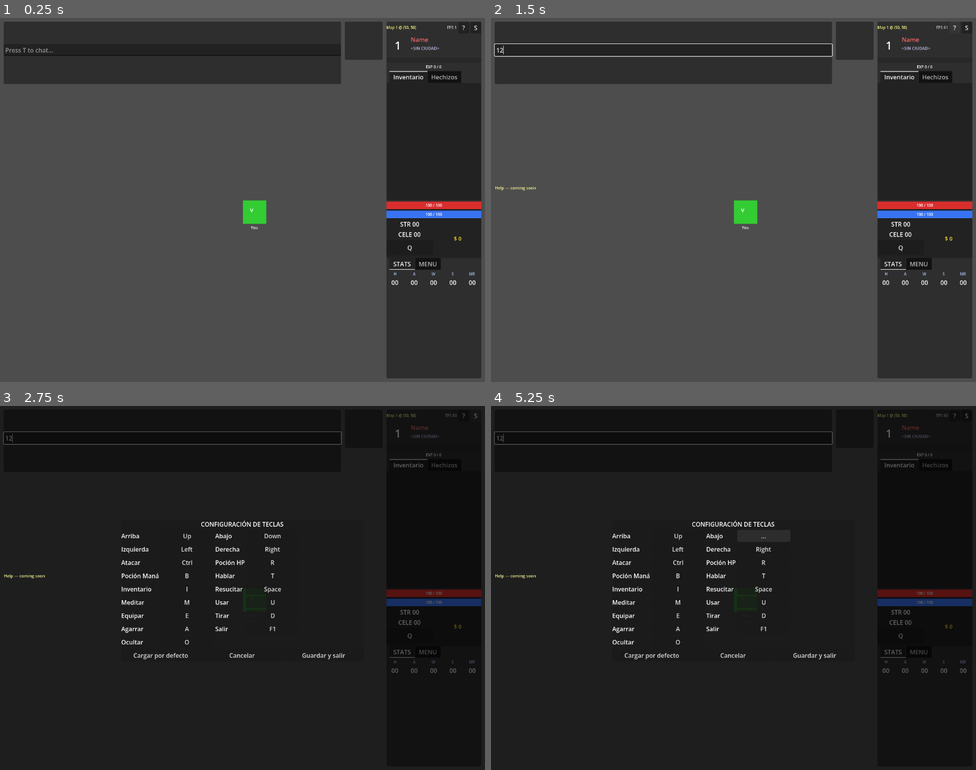
Above: before the commit, frames 1-4 (two rows, left to right).
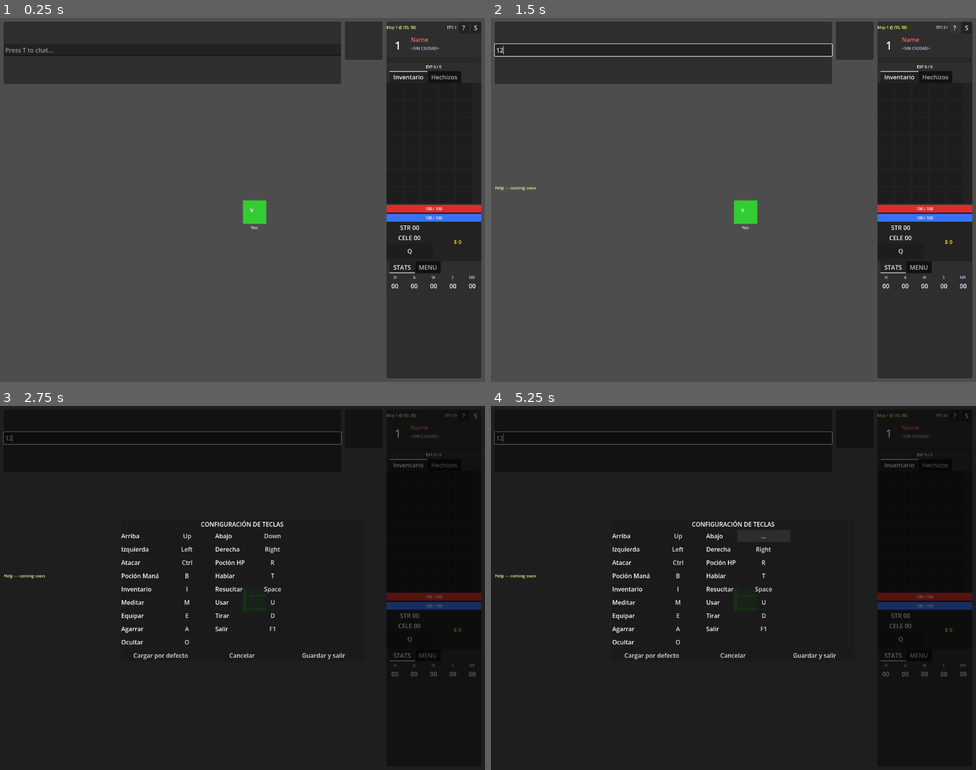
Above: after the commit, the same moments.

Repository: polito-ao/argentum-united-client
Game: Godot game, scene res://scenes/world/world.tscn
Two runs of this game, one before a commit and one after it. Both use one fixed random seed, a clock stepped at 60 frames per second and the inputs below. This scene is started directly instead of the project's main scene.
Inputs (mouse positions are in pixels of both pictures, inside the frame that each line leads up to):
- Up to frame 1 (0.25 s): no input
- Up to frame 2 (1.5 s): click (665, 50) at 0.52 s; type "12" at 0.6 s; click "?" at 1.25 s
- Up to frame 3 (2.75 s): click "S" at 2 s
- Up to frame 4 (5.25 s): click "Q" at 2.75 s; click "Up" at 3.5 s; click "..." at 4.25 s; click "Down" at 5 s

The runs differ from the first frame. In frame 1, 1.2% of the frame differs, in the area x 79-100%, y 50-75%; in frame 2, 1.2%; in frame 3, 1.0%; in frame 4, 1.0%.

Commit message:
world: extract InventoryController for grid + drop dialog
Pulls 5 widget refs (grid, drop overlay, amount input, confirm/cancel
buttons), 4 state vars (mirror, focused slot, drop pending), and 8
methods (build slots, render, click handler, focus highlights, use,
equip, drop start/confirm/hide) out of world.gd. The _InventorySlot
inner class moves with them.

Wires use/equip/drop/start key actions and INVENTORY_RESPONSE/UPDATE
packet handlers as thin delegations. The drop-dialog modal-gate
check in _input becomes inventory.is_drop_dialog_open() so world.gd
no longer touches the overlay's .visible directly.

Tests in tests/unit/test_inventory_controller.gd cover:
  - slot building / idempotency
  - render, including focus auto-clear when the focused slot empties
  - click toggling (focus, unfocus on second click, clear on empty)
  - use/equip with and without selection
  - drop branching: empty -> hint, single -> immediate send, stack ->
    open dialog
  - confirm clamps amount (overflow / invalid text -> 1)

40/40 tests pass; world.gd shrinks 125 lines.

Co-Authored-By: Claude Opus 4.7 (1M context) <noreply@anthropic.com>

Diff:
--- a/scenes/world/world.gd
+++ b/scenes/world/world.gd
@@ -4,7 +4,6 @@
 # below, which is driven by the per-map JSON (64 for the 2x-upscaled pipeline,
 # falls back to this constant if the JSON is missing the field).
 const FALLBACK_TILE_SIZE := 32
-const INVENTORY_SLOTS = 35 # 5 wide × 7 tall grid (capacity is 30; last row is visual padding for now)
 
 # Map rendering — mirrors the dev ulla_preview scene. The JSON produced by
 # scripts/parse_map_binary.py + scripts/apply_floor_catalog.py drives everything:
@@ -73,6 +72,7 @@
 @onready var quests_button: Button = $UILayer/HUD/RightPanel/VBox/StatsTabs/STATS/SplitRow/LeftCol/QuestsButton
 
 var hud: HUDController
+var inventory: InventoryController
 
 # HUD — drop-amount dialog
 @onready var drop_amount_overlay: Control = $UILayer/HUD/DropAmountOverlay
@@ -142,14 +142,6 @@
 var _pending_bindings: Dictionary = {}
 var _capturing_action: String = ""
 var _capturing_button: Button = null
-# Focused inventory slot — target of USE_ITEM / EQUIP_ITEM. -1 means no selection.
-var _focused_slot: int = -1
-# Local mirror of the server's inventory (same shape as INVENTORY_UPDATE.inventory).
-# Needed for UI decisions like "prompt for amount if stack > 1" on drop.
-var _inventory: Array = []
-# Drop-amount dialog state
-var _drop_pending_slot: int = -1
-var _drop_pending_max: int = 0
 
 func setup(conn: ServerConnection, select_payload: Dictionary, map_data: Dictionary):
 	connection = conn
@@ -191,10 +183,8 @@
 	# Equipment
 	hud.update_equipment(state.get("equipment", {}))
 
-	# Inventory — build the grid once, then populate from state
-	_build_inventory_slots()
-	_inventory = state.get("inventory", [])
-	_render_inventory(_inventory)
+	# Inventory — populate from state (slots already built in _ready)
+	inventory.set_inventory(state.get("inventory", []))
 
 	# Restore persisted key bindings (server-side JSONB state)
 	_apply_saved_bindings(state.get("key_bindings", {}))
@@ -236,6 +226,15 @@
 		messages_label = $UILayer/HUD/MessagesLabel,
 	})
 
+	inventory = InventoryController.new({
+		inventory_grid = inventory_grid,
+		drop_overlay   = drop_amount_overlay,
+		drop_input     = drop_amount_input,
+		connection     = connection,
+		hud            = hud,
+	})
+	inventory.build_slots()
+
 	chat_input.text_submitted.connect(_on_chat_submitted)
 	help_button.pressed.connect(func(): hud.add_message("Help — coming soon"))
 	settings_button.pressed.connect(_show_settings)
@@ -244,9 +243,9 @@
 	defaults_button.pressed.connect(func(): hud.add_message("Defaults — coming soon"))
 	cancel_settings_button.pressed.connect(_hide_settings)
 	save_settings_button.pressed.connect(_on_save_settings)
-	drop_confirm_button.pressed.connect(_on_drop_confirm)
-	drop_cancel_button.pressed.connect(_hide_drop_dialog)
-	drop_amount_input.text_submitted.connect(func(_t): _on_drop_confirm())
+	drop_confirm_button.pressed.connect(inventory.confirm_drop)
+	drop_cancel_button.pressed.connect(inventory.hide_drop_dialog)
+	drop_amount_input.text_submitted.connect(func(_t): inventory.confirm_drop())
 	_populate_spell_list()
 	# Arrow keys drive movement; they must never be consumed by UI focus navigation.
 	# TabContainer's internal TabBar has its own focus_mode that ignores ours — strip it here.
@@ -374,43 +373,6 @@
 	if is_instance_valid(connection):
 		connection.queue_free()
 	queue_free()
-
-# --- Drop-amount dialog ---
-
-func _start_drop_from_focused_slot():
-	if _focused_slot < 0:
-		hud.add_message("Select an inventory slot first")
-		return
-
-	var item = _inventory[_focused_slot] if _focused_slot < _inventory.size() else null
-	if item == null:
-		return
-
-	var amount = int(item.get("amount", 1))
-	if amount <= 1:
-		connection.send_packet(PacketIds.DROP_ITEM, {"slot": _focused_slot})
-		return
-
-	# Stacked — prompt for amount
-	_drop_pending_slot = _focused_slot
-	_drop_pending_max = amount
-	drop_amount_input.text = str(amount)
-	drop_amount_overlay.visible = true
-	drop_amount_input.grab_focus()
-	drop_amount_input.select_all()
-
-func _on_drop_confirm():
-	var raw = drop_amount_input.text.strip_edges()
-	var amount = int(raw) if raw.is_valid_int() else 0
-	amount = clamp(amount, 1, _drop_pending_max)
-	connection.send_packet(PacketIds.DROP_ITEM, {"slot": _drop_pending_slot, "amount": amount})
-	_hide_drop_dialog()
-
-func _hide_drop_dialog():
-	drop_amount_overlay.visible = false
-	_drop_pending_slot = -1
-	_drop_pending_max = 0
-	drop_amount_input.release_focus()
 
 func _populate_spell_list():
 	spell_list.clear()
@@ -744,86 +706,6 @@
 		var py = (float(world_pos.y) / host.map_size.y) * sz.y
 		draw_circle(Vector2(px, py), radius, color)
 
-# --- Inventory grid ---
-
-func _build_inventory_slots():
-	for child in inventory_grid.get_children():
-		child.queue_free()
-	for i in INVENTORY_SLOTS:
-		var slot = _InventorySlot.new()
-		slot.slot_index = i
-		slot.clicked.connect(_on_inventory_slot_clicked)
-		inventory_grid.add_child(slot)
-
-func _render_inventory(items: Array):
-	var slots = inventory_grid.get_children()
-	for i in slots.size():
-		var item = null
-		if i < items.size():
-			item = items[i]
-		slots[i].set_item(item)
-		if i == _focused_slot and item == null:
-			_focused_slot = -1
-	_refresh_focus_highlights()
-
-func _on_inventory_slot_clicked(slot_index: int):
-	var slot_node = inventory_grid.get_child(slot_index)
-	# Toggle focus off if clicking the same slot, clear on empty slot, else set.
-	if not slot_node.has_item:
-		_focused_slot = -1
-	elif _focused_slot == slot_index:
-		_focused_slot = -1
-	else:
-		_focused_slot = slot_index
-	_refresh_focus_highlights()
-
-func _refresh_focus_highlights():
-	for i in inventory_grid.get_child_count():
-		inventory_grid.get_child(i).set_focused(i == _focused_slot)
-
-class _InventorySlot extends PanelContainer:
-	signal clicked(slot_index: int)
-	var slot_index: int = -1
-	var has_item: bool = false
-	var label: Label
-	const SLOT_SIZE = 42
-
-	func _init():
-		custom_minimum_size = Vector2(SLOT_SIZE, SLOT_SIZE)
-		label = Label.new()
-		label.horizontal_alignment = HORIZONTAL_ALIGNMENT_CENTER
-		label.vertical_alignment = VERTICAL_ALIGNMENT_CENTER
-		label.mouse_filter = Control.MOUSE_FILTER_IGNORE
-		label.add_theme_font_size_override("font_size", 10)
-		add_child(label)
-
-	func _ready():
-		gui_input.connect(_on_gui_input)
-
-	func _on_gui_input(event):
-		if event is InputEventMouseButton and event.pressed and event.button_index == MOUSE_BUTTON_LEFT:
-			clicked.emit(slot_index)
-
-	func set_focused(focused: bool):
-		# Yellow tint when this slot is the USE/EQUIP target; full-color otherwise.
-		modulate = Color(1.2, 1.2, 0.5, 1) if focused else Color(1, 1, 1, 1)
-
-	func set_item(item):
-		has_item = item != null
-		if not has_item:
-			label.text = ""
-			return
-		var data = item.get("item_data", {})
-		var nm: String = data.get("name", "?")
-		var amount = int(item.get("amount", 0))
-		var short = nm.substr(0, min(3, nm.length())) if nm else "?"
-		if amount > 1:
-			label.text = "%s\nx%d" % [short, amount]
-		else:
-			label.text = short
-		var color = Color(0.5, 1, 0.5) if item.get("equipped", false) else Color(1, 1, 1)
-		label.add_theme_color_override("font_color", color)
-
 # --- XP bar (thin wrapper — resolves the level threshold then delegates) ---
 
 func _update_xp_bar(xp_in_level: int):
@@ -861,12 +743,12 @@
 
 	# Safety net: when no modal is open, only chat_input may hold focus.
 	# Inside a modal (settings, drop dialog) the modal's own controls legitimately need it.
-	if not settings_overlay.visible and not drop_amount_overlay.visible:
+	if not settings_overlay.visible and not inventory.is_drop_dialog_open():
 		var focused = get_viewport().gui_get_focus_owner()
 		if focused != null and focused != chat_input:
 			get_viewport().gui_release_focus()
 
-	if chat_input.has_focus() or settings_overlay.visible or drop_amount_overlay.visible:
+	if chat_input.has_focus() or settings_overlay.visible or inventory.is_drop_dialog_open():
 		return
 
 	if _move_cooldown <= 0:
@@ -903,9 +785,9 @@
 		return
 
 	# Drop-amount dialog open — only handle Escape here; LineEdit captures other keys.
-	if drop_amount_overlay.visible:
+	if inventory.is_drop_dialog_open():
 		if event.keycode == KEY_ESCAPE and not event.echo:
-			_hide_drop_dialog()
+			inventory.hide_drop_dialog()
 			get_viewport().set_input_as_handled()
 		return
 
@@ -958,17 +840,11 @@
 			connection.send_packet(PacketIds.MEDITATE_TOGGLE)
 			hud.add_message("Meditar (toggle)")
 		"use_item":
-			if _focused_slot < 0:
-				hud.add_message("Select an inventory slot first")
-			else:
-				connection.send_packet(PacketIds.USE_ITEM, {"slot": _focused_slot})
+			inventory.use_focused()
 		"equip_item":
-			if _focused_slot < 0:
-				hud.add_message("Select an inventory slot first")
-			else:
-				connection.send_packet(PacketIds.EQUIP_ITEM, {"slot": _focused_slot})
+			inventory.equip_focused()
 		"drop_item":
-			_start_drop_from_focused_slot()
+			inventory.start_drop()
 		"pickup_item":
 			connection.send_packet(PacketIds.PICKUP_ITEM)
 		"exit_to_select":
@@ -1104,10 +980,9 @@
 			# Server tells us to drop the bubble over the given player (empty message).
 			_clear_chat_bubble(payload.get("id", 0))
 		PacketIds.INVENTORY_RESPONSE:
-			_render_inventory(payload.get("items", []))
+			inventory.render_only(payload.get("items", []))
 		PacketIds.INVENTORY_UPDATE:
-			_inventory = payload.get("inventory", [])
-			_render_inventory(_inventory)
+			inventory.set_inventory(payload.get("inventory", []))
 			hud.update_equipment(payload.get("equipment", {}))
 		PacketIds.GROUND_ITEM_SPAWN:
 			_handle_ground_item_spawn(payload)
--- /dev/null
+++ b/scripts/ui/inventory_controller.gd
@@ -0,0 +1,189 @@
+class_name InventoryController
+extends RefCounted
+
+## Inventory grid + drop-amount dialog. Owns:
+##   - The 35-slot grid (visual: 5×7; capacity: 30; last row is padding)
+##   - The local mirror of the server's inventory state
+##   - The focused-slot pointer (target of USE_ITEM / EQUIP_ITEM)
+##   - The drop-amount modal (open/close, parse, clamp, send DROP_ITEM)
+##
+## Dependencies are injected as a Dictionary so tests can pass stubs:
+##   - inventory_grid: GridContainer that holds _InventorySlot children
+##   - drop_overlay:   Control toggled visible while prompting amount
+##   - drop_input:     LineEdit for the amount entry
+##   - connection:     anything with send_packet(packet_id, payload)
+##   - hud:            anything with add_message(text) — for "select a slot" hints
+
+const SLOT_COUNT = 35
+
+var _grid: GridContainer
+var _drop_overlay: Control
+var _drop_input: LineEdit
+var _connection
+var _hud
+
+var _items: Array = []
+var _focused_slot: int = -1
+var _drop_pending_slot: int = -1
+var _drop_pending_max: int = 0
+
+func _init(refs: Dictionary) -> void:
+	_grid          = refs.inventory_grid
+	_drop_overlay  = refs.drop_overlay
+	_drop_input    = refs.drop_input
+	_connection    = refs.connection
+	_hud           = refs.hud
+
+# --- Setup ---
+
+# Builds SLOT_COUNT empty slot panels and wires their click signals. Idempotent —
+# safe to call again; existing children are freed first.
+func build_slots() -> void:
+	for child in _grid.get_children():
+		child.queue_free()
+	for i in SLOT_COUNT:
+		var slot = _InventorySlot.new()
+		slot.slot_index = i
+		slot.clicked.connect(_on_slot_clicked)
+		_grid.add_child(slot)
+
+# --- State updates from server ---
+
+# INVENTORY_UPDATE: full state replacement, keep our mirror in sync so drop-amount
+# decisions can read stack sizes locally.
+func set_inventory(items: Array) -> void:
+	_items = items
+	_render_items(_items)
+
+# INVENTORY_RESPONSE: server snapshot — does NOT update _items (matches the prior
+# inline behaviour where RESPONSE only re-rendered without mutating the mirror).
+func render_only(items: Array) -> void:
+	_render_items(items)
+
+func _render_items(items: Array) -> void:
+	var slots = _grid.get_children()
+	for i in slots.size():
+		var item = items[i] if i < items.size() else null
+		slots[i].set_item(item)
+		if i == _focused_slot and item == null:
+			_focused_slot = -1
+	_refresh_focus_highlights()
+
+# --- Focus / clicks ---
+
+func _on_slot_clicked(slot_index: int) -> void:
+	var slot_node = _grid.get_child(slot_index)
+	if not slot_node.has_item:
+		_focused_slot = -1
+	elif _focused_slot == slot_index:
+		_focused_slot = -1
+	else:
+		_focused_slot = slot_index
+	_refresh_focus_highlights()
+
+func _refresh_focus_highlights() -> void:
+	for i in _grid.get_child_count():
+		_grid.get_child(i).set_focused(i == _focused_slot)
+
+func focused_slot() -> int:
+	return _focused_slot
+
+# --- Action keys (use / equip / drop / pickup) ---
+
+# Returns true if the action was sent. False if no slot focused — caller has
+# already received the hint via hud.add_message.
+func use_focused() -> bool:
+	if _focused_slot < 0:
+		_hud.add_message("Select an inventory slot first")
+		return false
+	_connection.send_packet(PacketIds.USE_ITEM, {"slot": _focused_slot})
+	return true
+
+func equip_focused() -> bool:
+	if _focused_slot < 0:
+		_hud.add_message("Select an inventory slot first")
+		return false
+	_connection.send_packet(PacketIds.EQUIP_ITEM, {"slot": _focused_slot})
+	return true
+
+# Drop entrypoint: empty stack → bail; size-1 stack → send immediately;
+# multi-stack → open the drop-amount modal.
+func start_drop() -> void:
+	if _focused_slot < 0:
+		_hud.add_message("Select an inventory slot first")
+		return
+	var item = _items[_focused_slot] if _focused_slot < _items.size() else null
+	if item == null:
+		return
+	var amount = int(item.get("amount", 1))
+	if amount <= 1:
+		_connection.send_packet(PacketIds.DROP_ITEM, {"slot": _focused_slot})
+		return
+	_drop_pending_slot = _focused_slot
+	_drop_pending_max = amount
+	_drop_input.text = str(amount)
+	_drop_overlay.visible = true
+	_drop_input.grab_focus()
+	_drop_input.select_all()
+
+# --- Drop dialog ---
+
+func confirm_drop() -> void:
+	var raw = _drop_input.text.strip_edges()
+	var amount = int(raw) if raw.is_valid_int() else 0
+	amount = clamp(amount, 1, _drop_pending_max)
+	_connection.send_packet(PacketIds.DROP_ITEM, {"slot": _drop_pending_slot, "amount": amount})
+	hide_drop_dialog()
+
+func hide_drop_dialog() -> void:
+	_drop_overlay.visible = false
+	_drop_pending_slot = -1
+	_drop_pending_max = 0
+	_drop_input.release_focus()
+
+func is_drop_dialog_open() -> bool:
+	return _drop_overlay.visible
+
+# --- Inner class: a single inventory slot Panel ---
+
+class _InventorySlot extends PanelContainer:
+	signal clicked(slot_index: int)
+	const SLOT_SIZE = 42
+	var slot_index: int = -1
+	var has_item: bool = false
+	var label: Label
+
+	func _init():
+		custom_minimum_size = Vector2(SLOT_SIZE, SLOT_SIZE)
+		label = Label.new()
+		label.horizontal_alignment = HORIZONTAL_ALIGNMENT_CENTER
+		label.vertical_alignment = VERTICAL_ALIGNMENT_CENTER
+		label.mouse_filter = Control.MOUSE_FILTER_IGNORE
+		label.add_theme_font_size_override("font_size", 10)
+		add_child(label)
+
+	func _ready():
+		gui_input.connect(_on_gui_input)
+
+	func _on_gui_input(event):
+		if event is InputEventMouseButton and event.pressed and event.button_index == MOUSE_BUTTON_LEFT:
+			clicked.emit(slot_index)
+
+	func set_focused(focused: bool):
+		modulate = Color(1.2, 1.2, 0.5, 1) if focused else Color(1, 1, 1, 1)
+
+	func set_item(item):
+		has_item = item != null
+		if not has_item:
+			label.text = ""
+			return
+		var data = item.get("item_data", {})
+		var nm: String = data.get("name", "?")
+		var amount = int(item.get("amount", 0))
+		var short = nm.substr(0, min(3, nm.length())) if nm else "?"
+		if amount > 1:
+			label.text = "%s\nx%d" % [short, amount]
+		else:
+			label.text = short
+		var color = Color(0.5, 1, 0.5) if item.get("equipped", false) else Color(1, 1, 1)
+		label.add_theme_color_override("font_color", color)
--- /dev/null
+++ b/tests/unit/test_inventory_controller.gd
@@ -0,0 +1,203 @@
+extends GutTest
+## Unit tests for InventoryController. Constructed with stub Connection +
+## stub HUD; the GridContainer + LineEdit + overlay are real so we can
+## verify visibility toggles and child-count math.
+##
+## The slot inner class's _ready connects gui_input only when in a tree —
+## we don't add the grid to a tree, so we test focus changes by calling
+## _on_slot_clicked directly (simulating the signal).
+
+const PacketIds = preload("res://scripts/network/packet_ids.gd")
+
+var inv: InventoryController
+var grid: GridContainer
+var overlay: Control
+var input_box: LineEdit
+var conn: _StubConnection
+var hud: _StubHud
+
+func before_each():
+	grid = GridContainer.new()
+	overlay = Control.new()
+	overlay.visible = false
+	input_box = LineEdit.new()
+	# LineEdit.grab_focus / release_focus need the node in a tree, otherwise
+	# Godot logs (harmless) "is_inside_tree()" errors during start_drop /
+	# hide_drop_dialog. Attaching to the test scene keeps the log clean.
+	add_child_autofree(input_box)
+	conn = _StubConnection.new()
+	hud = _StubHud.new()
+	inv = InventoryController.new({
+		inventory_grid = grid,
+		drop_overlay   = overlay,
+		drop_input     = input_box,
+		connection     = conn,
+		hud            = hud,
+	})
+
+func after_each():
+	grid.free()
+	overlay.free()
+
+# --- build_slots ---
+
+func test_build_slots_creates_slot_count_children():
+	inv.build_slots()
+	assert_eq(grid.get_child_count(), InventoryController.SLOT_COUNT)
+
+func test_build_slots_is_idempotent():
+	inv.build_slots()
+	inv.build_slots()
+	# queue_free defers; in headless tests new children stack on top.
+	# What we actually care about: no crash + final count is consistent.
+	assert_gt(grid.get_child_count(), 0)
+
+# --- set_inventory / render ---
+
+func test_set_inventory_populates_visible_slot_labels():
+	inv.build_slots()
+	inv.set_inventory([_item("Manzana", 1), _item("Poción", 5)])
+	assert_eq(grid.get_child(0).label.text, "Man")
+	assert_eq(grid.get_child(1).label.text, "Poc\nx5")
+	assert_eq(grid.get_child(2).label.text, "")
+
+func test_set_inventory_clears_focus_when_focused_slot_emptied():
+	inv.build_slots()
+	inv.set_inventory([_item("Manzana", 1)])
+	inv._on_slot_clicked(0)
+	assert_eq(inv.focused_slot(), 0)
+	# Server reports the slot is now empty
+	inv.set_inventory([])
+	assert_eq(inv.focused_slot(), -1)
+
+# --- focus toggling ---
+
+func test_click_filled_slot_focuses_it():
+	inv.build_slots()
+	inv.set_inventory([_item("X", 1), _item("Y", 1)])
+	inv._on_slot_clicked(1)
+	assert_eq(inv.focused_slot(), 1)
+
+func test_click_same_slot_unfocuses():
+	inv.build_slots()
+	inv.set_inventory([_item("X", 1)])
+	inv._on_slot_clicked(0)
+	inv._on_slot_clicked(0)
+	assert_eq(inv.focused_slot(), -1)
+
+func test_click_empty_slot_clears_focus():
+	inv.build_slots()
+	inv.set_inventory([_item("X", 1)])
+	inv._on_slot_clicked(0)
+	# Empty slot index 5 has no item
+	inv._on_slot_clicked(5)
+	assert_eq(inv.focused_slot(), -1)
+
+# --- use / equip ---
+
+func test_use_focused_with_no_selection_hints_and_skips_packet():
+	inv.build_slots()
+	assert_false(inv.use_focused())
+	assert_eq(hud.messages, ["Select an inventory slot first"])
+	assert_eq(conn.sent.size(), 0)
+
+func test_use_focused_with_selection_sends_packet():
+	inv.build_slots()
+	inv.set_inventory([_item("X", 1)])
+	inv._on_slot_clicked(0)
+	assert_true(inv.use_focused())
+	assert_eq(conn.sent.size(), 1)
+	assert_eq(conn.sent[0].id, PacketIds.USE_ITEM)
+	assert_eq(conn.sent[0].payload.slot, 0)
+
+func test_equip_focused_sends_packet():
+	inv.build_slots()
+	inv.set_inventory([_item("X", 1), _item("Y", 1)])
+	inv._on_slot_clicked(1)
+	inv.equip_focused()
+	assert_eq(conn.sent[0].id, PacketIds.EQUIP_ITEM)
+	assert_eq(conn.sent[0].payload.slot, 1)
+
+# --- drop ---
+
+func test_start_drop_with_no_selection_hints():
+	inv.build_slots()
+	inv.start_drop()
+	assert_eq(hud.messages, ["Select an inventory slot first"])
+	assert_false(inv.is_drop_dialog_open())
+
+func test_start_drop_size_one_sends_immediately_no_dialog():
+	inv.build_slots()
+	inv.set_inventory([_item("X", 1)])
+	inv._on_slot_clicked(0)
+	inv.start_drop()
+	assert_eq(conn.sent[0].id, PacketIds.DROP_ITEM)
+	assert_eq(conn.sent[0].payload.slot, 0)
+	assert_false(conn.sent[0].payload.has("amount"))
+	assert_false(inv.is_drop_dialog_open())
+
+func test_start_drop_stacked_opens_dialog_no_packet_yet():
+	inv.build_slots()
+	inv.set_inventory([_item("Poción", 7)])
+	inv._on_slot_clicked(0)
+	inv.start_drop()
+	assert_true(inv.is_drop_dialog_open())
+	assert_eq(input_box.text, "7")
+	assert_eq(conn.sent.size(), 0)
+
+func test_confirm_drop_sends_clamped_amount():
+	inv.build_slots()
+	inv.set_inventory([_item("Poción", 7)])
+	inv._on_slot_clicked(0)
+	inv.start_drop()
+	input_box.text = "3"
+	inv.confirm_drop()
+	assert_eq(conn.sent[0].id, PacketIds.DROP_ITEM)
+	assert_eq(conn.sent[0].payload.slot, 0)
+	assert_eq(conn.sent[0].payload.amount, 3)
+	assert_false(inv.is_drop_dialog_open())
+
+func test_confirm_drop_clamps_overflow_to_max():
+	inv.build_slots()
+	inv.set_inventory([_item("Poción", 7)])
+	inv._on_slot_clicked(0)
+	inv.start_drop()
+	input_box.text = "9999"
+	inv.confirm_drop()
+	assert_eq(conn.sent[0].payload.amount, 7)
+
+func test_confirm_drop_treats_invalid_text_as_one():
+	inv.build_slots()
+	inv.set_inventory([_item("Poción", 7)])
+	inv._on_slot_clicked(0)
+	inv.start_drop()
+	input_box.text = "abc"
+	inv.confirm_drop()
+	# Invalid → 0 → clamped to lower bound of 1
+	assert_eq(conn.sent[0].payload.amount, 1)
+
+func test_hide_drop_dialog_resets_state():
+	inv.build_slots()
+	inv.set_inventory([_item("Poción", 7)])
+	inv._on_slot_clicked(0)
+	inv.start_drop()
+	inv.hide_drop_dialog()
+	assert_false(inv.is_drop_dialog_open())
+
+# --- helpers ---
+
+func _item(name: String, amount: int) -> Dictionary:
+	return {
+		"item_data": {"name": name},
+		"amount": amount,
+	}
+
+class _StubConnection extends RefCounted:
+	var sent: Array = []
+	func send_packet(id, payload = {}):
+		sent.append({"id": id, "payload": payload})
+
+class _StubHud extends RefCounted:
+	var messages: Array = []
+	func add_message(text: String):
+		messages.append(text)
Not shown, added: scripts/ui/inventory_controller.gd.uid
Not shown, added: tests/unit/test_inventory_controller.gd.uid
